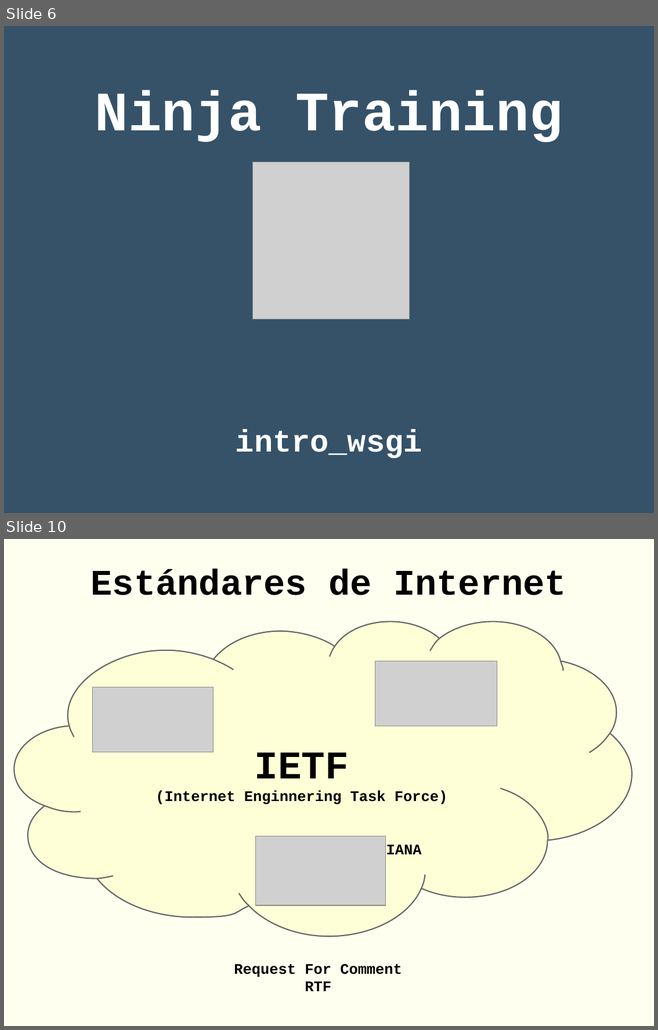
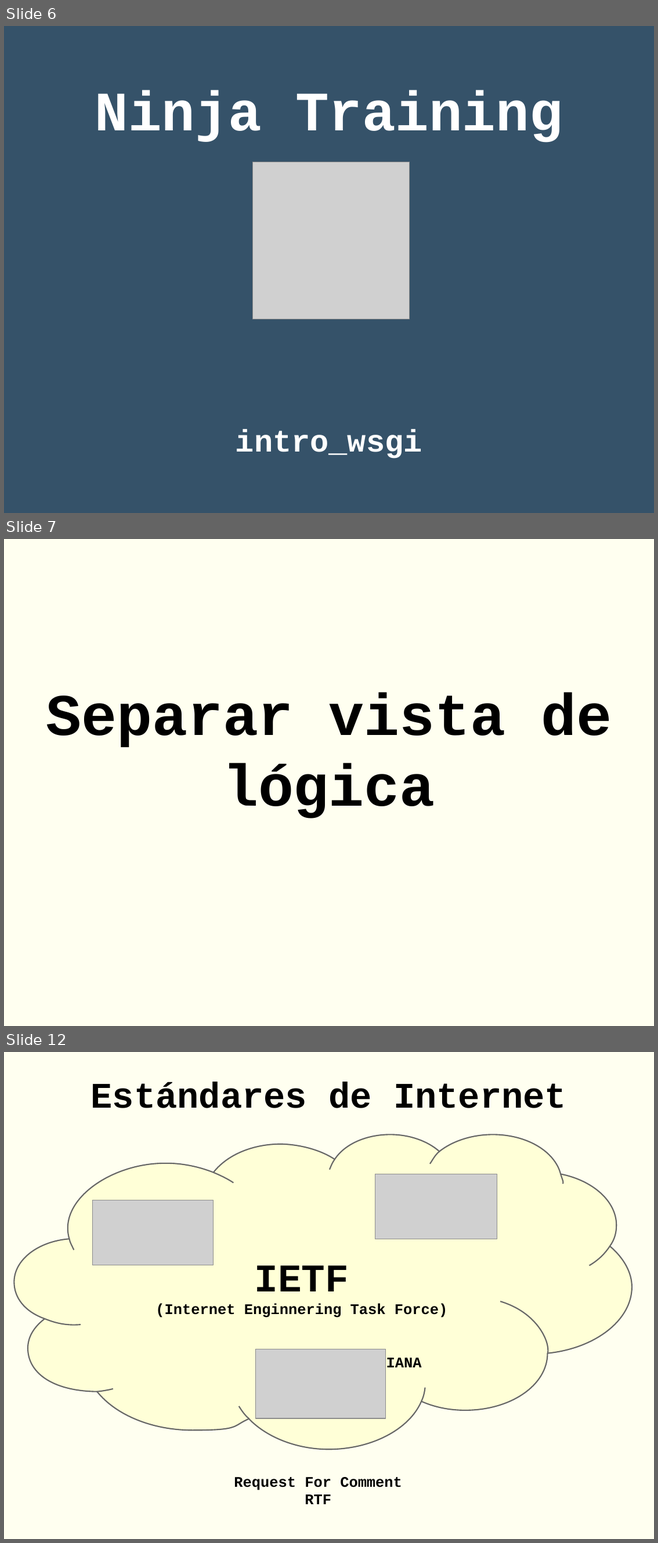
Before and after one commit to rgmf/dwes, a slide deck: unidades/03_arquitectura_web_wsgi_asgi/presentacion/02_wsgi_asgi.odp. Shown one above the other, each under a label of ours: slides 6 and 10 before the commit, slides 6, 7 and 12 after it; the slides between them are not shown. The pictures are 658x1030 and 658x1543 pixels, drawn with LibreOffice and Linux fonts; fonts in the diff are those of the drawing; grey boxes stand for pictures. Boxes give left, top, right and bottom in pixels: in the first picture for what was removed or moved away, otherwise in the second. Text is boxed around its words. In the diff, an @@ line names an element or a change of style, - is before the commit and + after.

```diff
--- a/unidades/03_arquitectura_web_wsgi_asgi/presentacion/02_wsgi_asgi.odp
+++ b/unidades/03_arquitectura_web_wsgi_asgi/presentacion/02_wsgi_asgi.odp
@@ slide 7 added at [4,539,654,1026], background #FFFFF0 @@
@@ subtitle added at [46,693,612,819], 72 pt, text #000000, bold @@
+Separar vista de lógica
@@ what was slide 10 is now slide 12 @@
```
Also in this commit, not shown: 3 other slides added, 2 slides removed, 17 other files.
